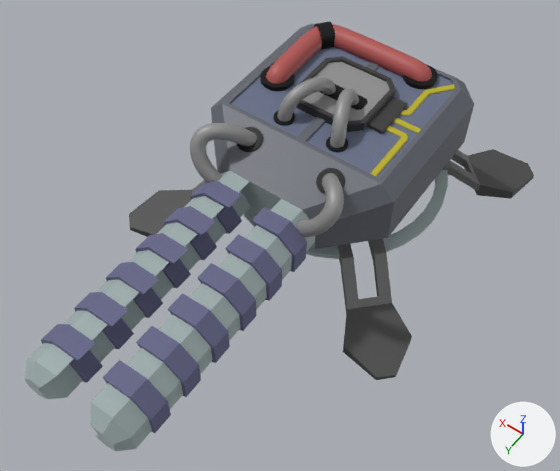
Two versions of the Blender file Source/Content/Models/Railgun.blend, one commit apart.
Rendered twice from a 50 mm lens placed at (-3.74, 6.65, 8.77), pointed at (-0.19, 1.68, 0.96). Lighting does not change. The marker at lower right points along +X, +Y and +Z.

Script lines for the objects in view, before the commit:
```python
ob_cube = bpy.data.objects.new('Cube', me_cube_004)
ob_cube.location = (0.0, 0.0, 1.47)
ob_cube_001 = bpy.data.objects.new('Cube.001', me_cube_005)
ob_cube_001.location = (0.0, 0.0, 1.66)
ob_cube_001.scale = (0.531, 0.531, 0.531)
ob_cylinder_001 = bpy.data.objects.new('Cylinder.001', me_cylinder_001)
ob_cylinder_001.location = (-0.62, -0.89, 1.82)
ob_cylinder_001.scale = (0.222, 0.222, 0.222)
ob_cylinder_002 = bpy.data.objects.new('Cylinder.002', me_cylinder_002)
ob_cylinder_002.location = (0.89, 0.23, 1.82)
ob_cylinder_002.rotation_euler = (0.00873, 0.0, 0.0)  # degrees (0.5, 0, 0)
ob_cylinder_002.scale = (0.222, 0.222, 0.222)
ob_inner_cable = bpy.data.objects.new('Inner Cable', cu_nurbspath_001)
ob_inner_cable.parent = ob_cables
ob_inner_cable.location = (0.376, 1.193, 2.063)
ob_inner_cable.rotation_euler = (0.0, 0.0, -4.712)  # degrees (0, 0, -270)
ob_inner_cable_001 = bpy.data.objects.new('Inner Cable.001', cu_nurbspath_003)
ob_inner_cable_001.parent = ob_cables_001
ob_inner_cable_001.location = (0.376, 1.193, 2.063)
ob_inner_cable_001.rotation_euler = (0.0, 0.0, -4.712)  # degrees (0, 0, -270)
ob_nurbspath = bpy.data.objects.new('NurbsPath', cu_nurbspath_004)
ob_nurbspath.location = (0.18, -0.02, 2.16)
ob_outer_cable = bpy.data.objects.new('Outer Cable', cu_nurbspath)
ob_outer_cable.parent = ob_cables
ob_outer_cable.location = (0.744, 1.193, 2.063)
ob_outer_cable.rotation_euler = (0.0, 0.0, -4.712)  # degrees (0, 0, -270)
ob_outer_cable_001 = bpy.data.objects.new('Outer Cable.001', cu_nurbspath_002)
ob_outer_cable_001.parent = ob_cables_001
ob_outer_cable_001.location = (0.744, 1.193, 2.063)
ob_outer_cable_001.rotation_euler = (0.0, 0.0, -4.712)  # degrees (0, 0, -270)
# also in view: 'Base' at (0.0, 0.0, 0.49); 'Cylinder' at (0.0, 0.0, 0.61)
```
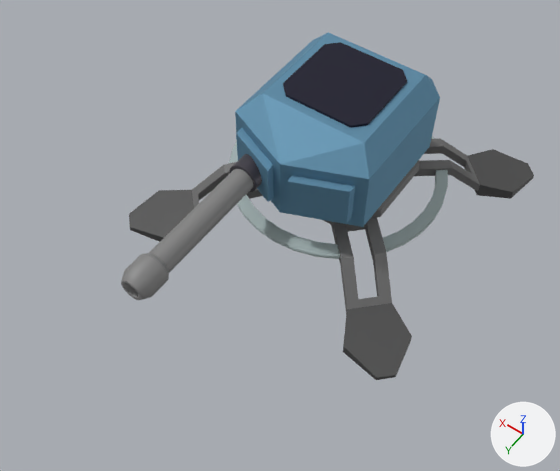
What differs and where, as boxes [x1, y1, x2, y2] in the pictures (560 x 471 px):
'Cube', deleted: before [24, 23, 474, 451]
'Top', added (blue): after [235, 32, 440, 227]
'Barrel', added: after [121, 154, 262, 300]
'Cube.001', deleted: before [296, 56, 455, 177]
'NurbsPath', deleted: before [266, 24, 432, 84]
'Outer Cable', deleted: before [190, 123, 257, 183]
'Outer Cable.001', deleted: before [296, 173, 344, 237]
'Inner Cable', deleted: before [278, 77, 336, 122]
'Inner Cable.001', deleted: before [330, 88, 359, 148]
'Cylinder.003', deleted: before [314, 21, 335, 49]
'Cylinder.002', deleted: before [261, 66, 294, 91]
'Cylinder.001', deleted: before [403, 65, 438, 89]
'Cylinder.005', deleted: before [316, 168, 345, 194]
'Cylinder.004', deleted: before [236, 127, 263, 152]
'Cube.002', deleted: before [319, 84, 368, 110]
'Cylinder.006', deleted: before [326, 136, 348, 152]
'Cylinder.007', deleted: before [274, 111, 295, 126]

The change, as a diff of the scene's bpy script:
```diff
--- a/Source/Content/Models/Railgun.blend.py
+++ b/Source/Content/Models/Railgun.blend.py
@@ ob_cube @@
-ob_cube = bpy.data.objects.new('Cube', me_cube_004)
@@ ob_outer_cable @@
-ob_outer_cable = bpy.data.objects.new('Outer Cable', cu_nurbspath)
@@ ob_inner_cable @@
-ob_inner_cable = bpy.data.objects.new('Inner Cable', cu_nurbspath_001)
@@ ob_inner_cable_001 @@
-ob_inner_cable_001 = bpy.data.objects.new('Inner Cable.001', cu_nurbspath_003)
@@ ob_outer_cable_001 @@
-ob_outer_cable_001 = bpy.data.objects.new('Outer Cable.001', cu_nurbspath_002)
@@ ob_nurbspath @@
-ob_nurbspath = bpy.data.objects.new('NurbsPath', cu_nurbspath_004)
@@ ob_cylinder_001 @@
-ob_cylinder_001 = bpy.data.objects.new('Cylinder.001', me_cylinder_001)
@@ ob_cylinder_002 @@
-ob_cylinder_002 = bpy.data.objects.new('Cylinder.002', me_cylinder_002)
@@ ob_cylinder_003 @@
-ob_cylinder_003 = bpy.data.objects.new('Cylinder.003', me_cylinder_003)
@@ ob_cube_001 @@
-ob_cube_001 = bpy.data.objects.new('Cube.001', me_cube_005)
@@ ob_cylinder_004 @@
-ob_cylinder_004 = bpy.data.objects.new('Cylinder.004', me_cylinder_004)
@@ ob_cylinder_005 @@
-ob_cylinder_005 = bpy.data.objects.new('Cylinder.005', me_cylinder_005)
@@ ob_cube_002 @@
-ob_cube_002 = bpy.data.objects.new('Cube.002', me_cube_006)
@@ ob_cylinder_006 @@
-ob_cylinder_006 = bpy.data.objects.new('Cylinder.006', me_cylinder_006)
@@ ob_cylinder_007 @@
-ob_cylinder_007 = bpy.data.objects.new('Cylinder.007', me_cylinder_007)
@@ ob_barrel @@
+ob_barrel = bpy.data.objects.new('Barrel', me_cylinder_008)  # 288 vertices, 258 faces; spans x -0.8..0.8, y -0.8..0.8, z -5.06..4.13; in mat_thunder_barrel (grey #818181), mat_thunder_barrel_deep (dark grey #47434c)
+ob_barrel.location = (0.49, 2.5, 1.46)
+ob_barrel.rotation_euler = (-1.571, 0.0, 0.0)  # degrees (-90, 0, 0)
+ob_barrel.scale = (0.27, 0.27, 0.27)
@@ ob_top @@
+ob_top = bpy.data.objects.new('Top', me_cube)  # 63 vertices, 60 faces; spans x -1.0..1.0, y -1.0..1.48, z -0.63..0.56; in mat_thunder_top (blue #6fa1be), mat_thunder_top_alt (dark blue #242436)
+ob_top.location = (0.0, 0.0, 1.66)
```
